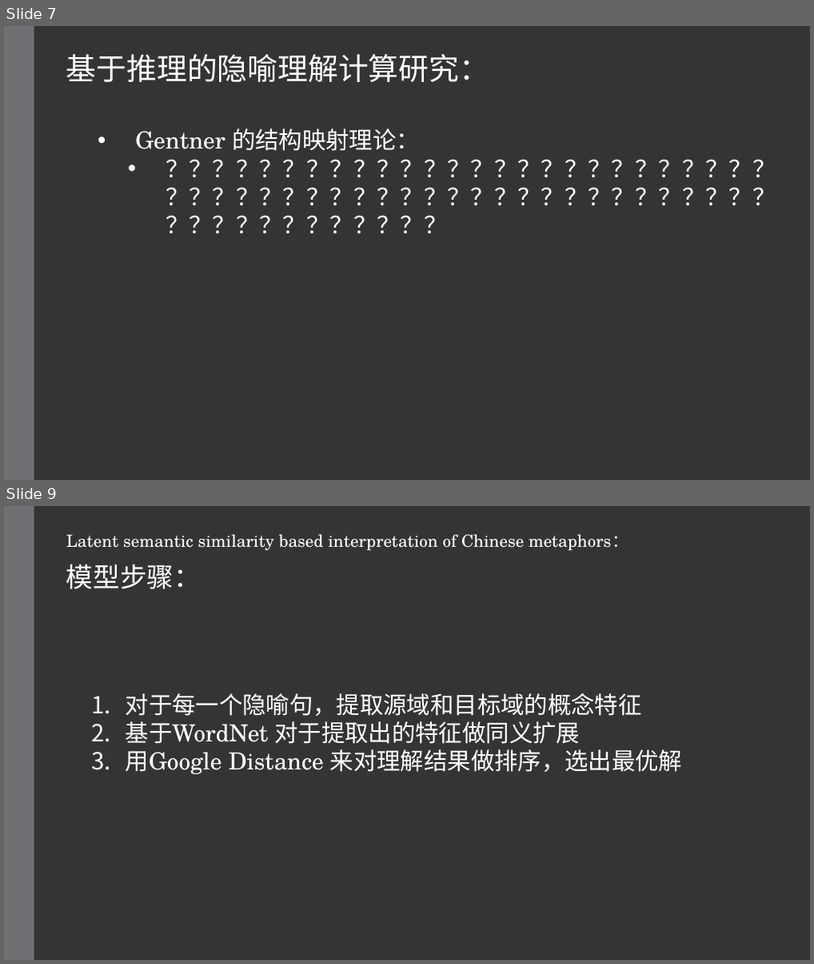
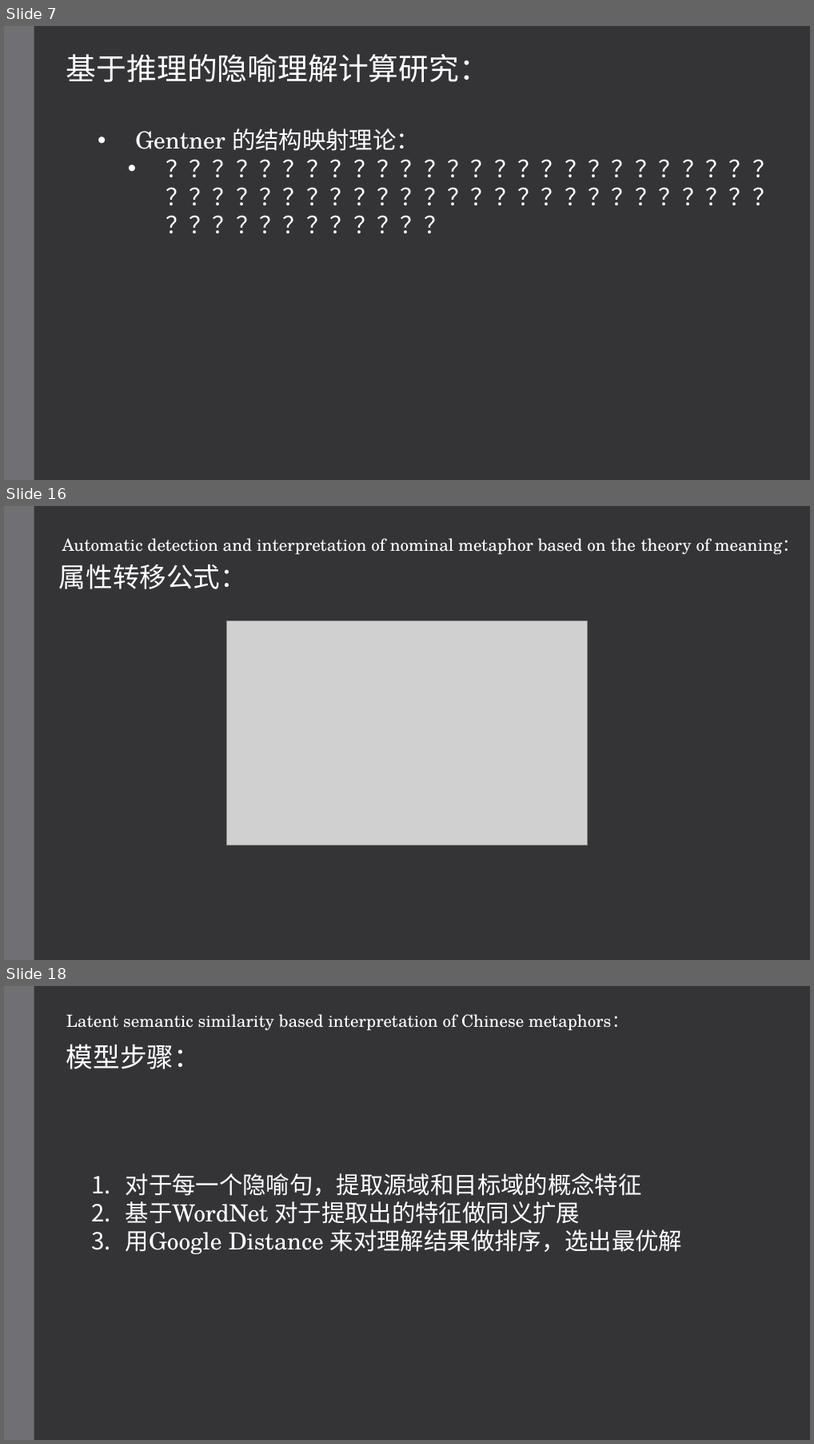
Before and after one commit to hixiaotian/metaphor_detection, a slide deck: 教学/20200809 metaphor interpretation.pptx. Shown one above the other, each under a label of ours: slides 7 and 9 before the commit, slides 7, 16 and 18 after it; the slides between them are not shown. The pictures are 814x964 and 814x1444 pixels, drawn with LibreOffice and Linux fonts; fonts in the diff are those of the drawing; grey boxes stand for pictures. Boxes give left, top, right and bottom in pixels: in the first picture for what was removed or moved away, otherwise in the second. Text is boxed around its words. In the diff, an @@ line names an element or a change of style, - is before the commit and + after.

```diff
--- a/教学/20200809 metaphor interpretation.pptx
+++ b/教学/20200809 metaphor interpretation.pptx
@@ slide 16 added at (4,506,810,960), background #353537; not listed: 1 template element that a slide beside it also shows @@
@@ text added at (62,538,800,555), 20 pt, text #FFFFFF @@
+Automatic detection and interpretation of nominal metaphor based on the theory of meaning：
@@ text added at (59,564,247,589), 32 pt, text #FFFFFF @@
+属性转移公式：
@@ picture added at (227,621,588,844) @@
@@ what was slide 9 is now slide 18 @@
```
Also in this commit, not shown: 1 slide changed, 8 other slides added.
